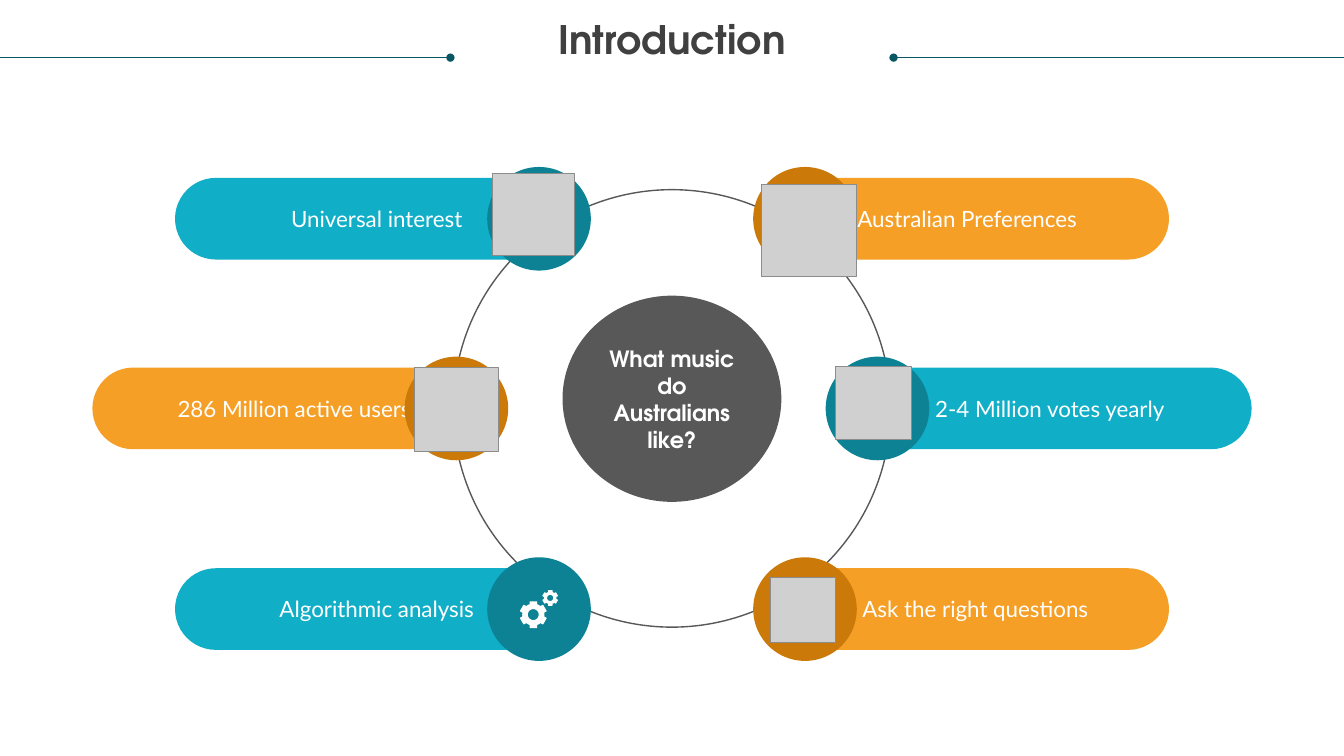
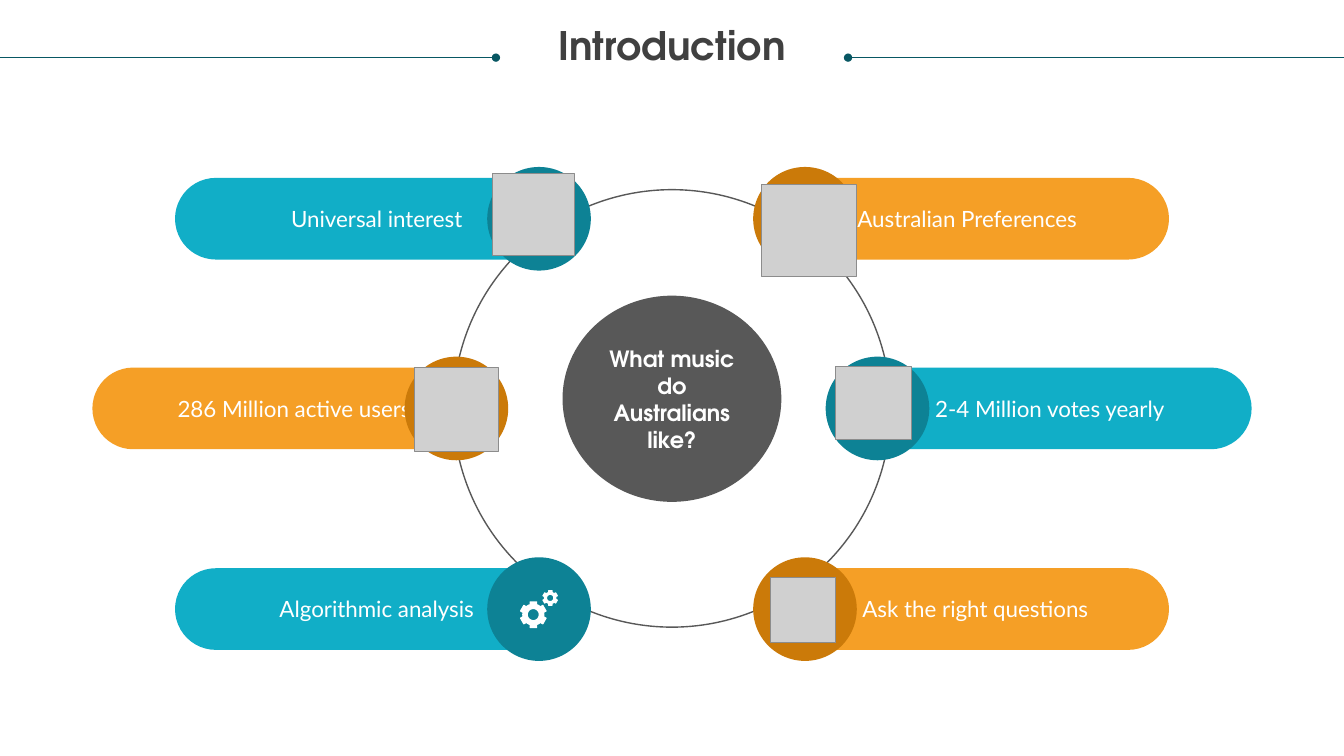
Before and after one commit to relaernu/project_1, a slide deck: slide 2 of Documents/Let the music speak.pptx. Drawn at 1344x756 pixels with LibreOffice and Linux fonts; fonts in the diff are those of the drawing; grey boxes stand for pictures. Boxes give left, top, right and bottom in pixels: in the first picture for what was removed or moved away, otherwise in the second. Text is boxed around its words. In the diff, an @@ line names an element or a change of style, - is before the commit and + after.

```diff
--- a/Documents/Let the music speak.pptx
+++ b/Documents/Let the music speak.pptx
@@ text "Introduction": place and size @@
-text "Introduction" at <box>558,24,785,55</box>
+text "Introduction" at <box>558,30,785,61</box>
@@ arrow moved from (0, 57) - (451, 57) to (0, 57) - (496, 57) @@
@@ arrow moved from (893, 57) - (1344, 57) to (848, 57) - (1344, 57) @@
```
Also in this commit, not shown: 14 other slides changed, 1 slide removed.
